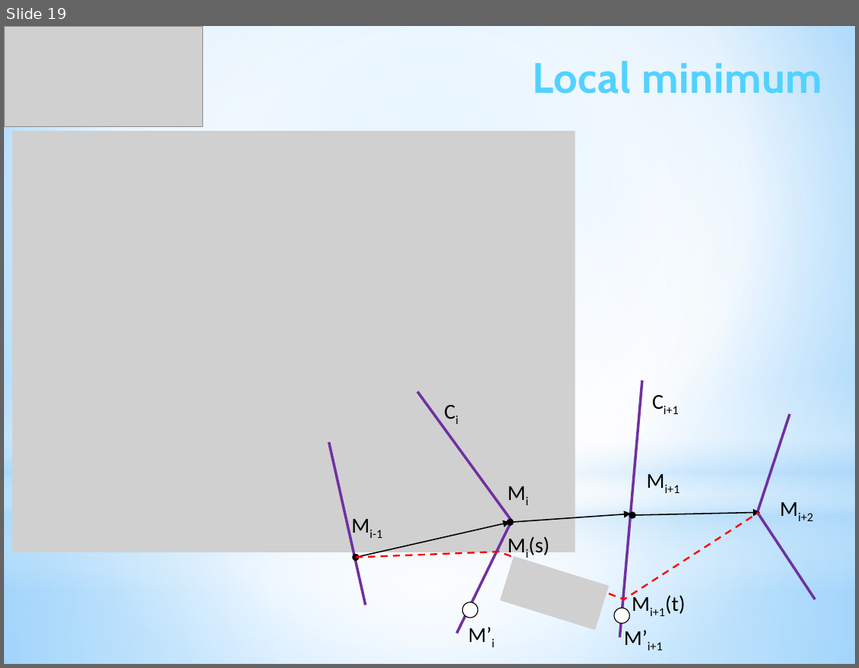
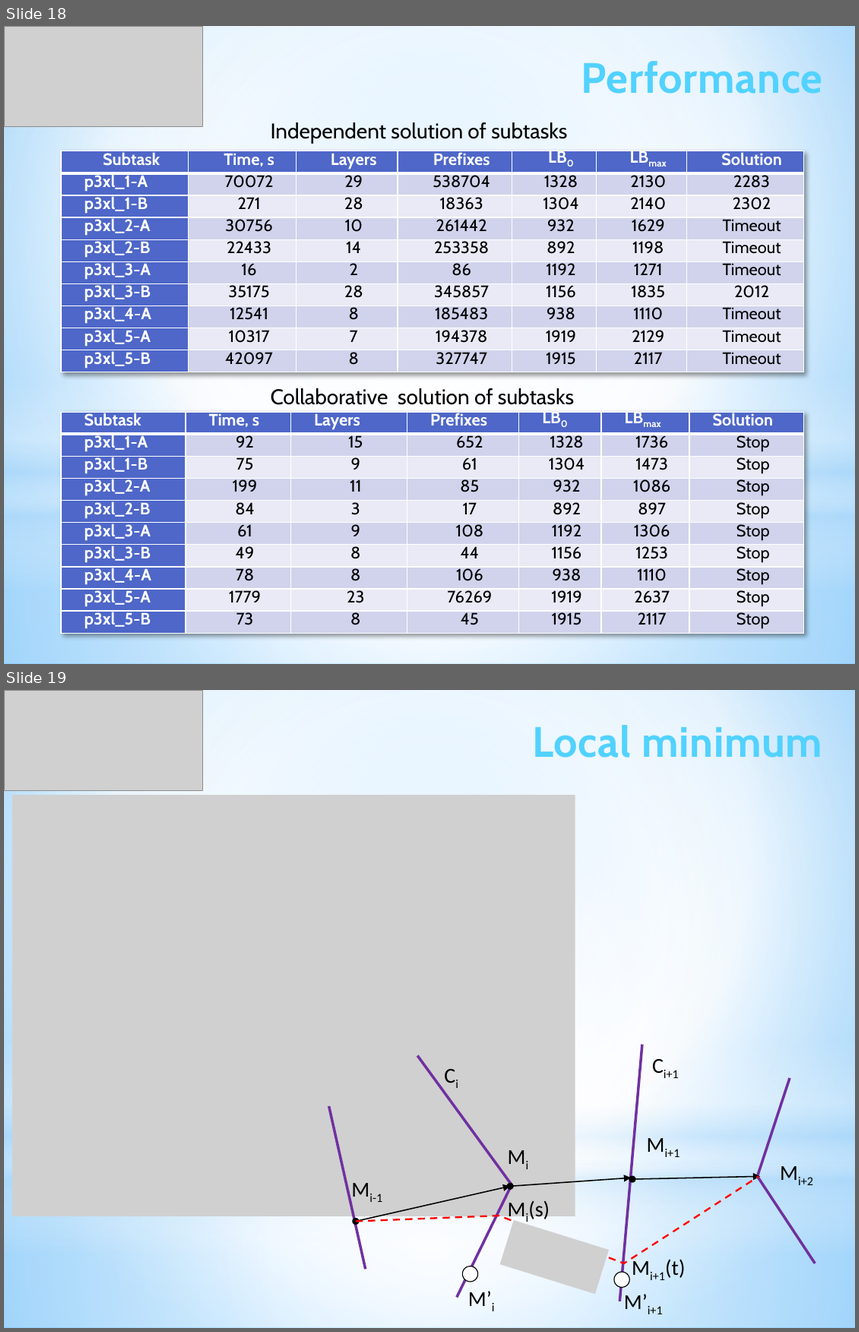
Before and after one commit to ukoloff/LaTeX, a slide deck: 2024/iGSCCP.pptx. Shown one above the other, each under a label of ours: slide 19 before the commit, slides 18 and 19 after it. The pictures are 859x668 and 859x1332 pixels, drawn with LibreOffice and Linux fonts; fonts in the diff are those of the drawing; grey boxes stand for pictures. Boxes give left, top, right and bottom in pixels: in the first picture for what was removed or moved away, otherwise in the second. Text is boxed around its words. In the diff, an @@ line names an element or a change of style, - is before the commit and + after.

Commit message:
Independent vs Collaborative solution

```diff
--- a/2024/iGSCCP.pptx
+++ b/2024/iGSCCP.pptx
@@ slide 18 added at bbox=[4, 26, 855, 664], background gradient #9ED5FF to #FFFFFF to #5BB9FF; not listed: 4 template elements that a slide beside it also shows @@
@@ picture added at bbox=[4, 26, 202, 127] @@
@@ text added at bbox=[581, 61, 823, 94], 36 pt, text gradient #52D2FF to #20A0CE, bold @@
+Performance
@@ text added at bbox=[271, 123, 567, 143], 18 pt, text #000000 @@
+Independent solution of subtasks
@@ table added at bbox=[61, 151, 804, 499], 10 rows, 7 columns @@
+Subtask | Time, s | Layers | Prefixes | LB0 | LBmax | Solution
+p3xl_1-A | 70072 | 29 | 538704 | 1328 | 2130 | 2283
+p3xl_1-B | 271 | 28 | 18363 | 1304 | 2140 | 2302
+p3xl_2-A | 30756 | 10 | 261442 | 932 | 1629 | Timeout
+p3xl_2-B | 22433 | 14 | 253358 | 892 | 1198 | Timeout
+p3xl_3-A | 16 | 2 | 86 | 1192 | 1271 | Timeout
+p3xl_3-B | 35175 | 28 | 345857 | 1156 | 1835 | 2012
+p3xl_4-A | 12541 | 8 | 185483 | 938 | 1110 | Timeout
+p3xl_5-A | 10317 | 7 | 194378 | 1919 | 2129 | Timeout
+p3xl_5-B | 42097 | 8 | 327747 | 1915 | 2117 | Timeout
@@ text added at bbox=[271, 389, 574, 405], 18 pt, text #000000 @@
+Collaborative solution of subtasks
@@ table added at bbox=[61, 412, 804, 634], 10 rows, 7 columns @@
+Subtask | Time, s | Layers | Prefixes | LB0 | LBmax | Solution
+p3xl_1-A | 92 | 15 | 652 | 1328 | 1736 | Stop
+p3xl_1-B | 75 | 9 | 61 | 1304 | 1473 | Stop
+p3xl_2-A | 199 | 11 | 85 | 932 | 1086 | Stop
+p3xl_2-B | 84 | 3 | 17 | 892 | 897 | Stop
+p3xl_3-A | 61 | 9 | 108 | 1192 | 1306 | Stop
+p3xl_3-B | 49 | 8 | 44 | 1156 | 1253 | Stop
+p3xl_4-A | 78 | 8 | 106 | 938 | 1110 | Stop
+p3xl_5-A | 1779 | 23 | 76269 | 1919 | 2637 | Stop
+p3xl_5-B | 73 | 8 | 45 | 1915 | 2117 | Stop
```
Also in this commit, not shown: 3 slides changed, 1 other slide added, 2 slides removed.
